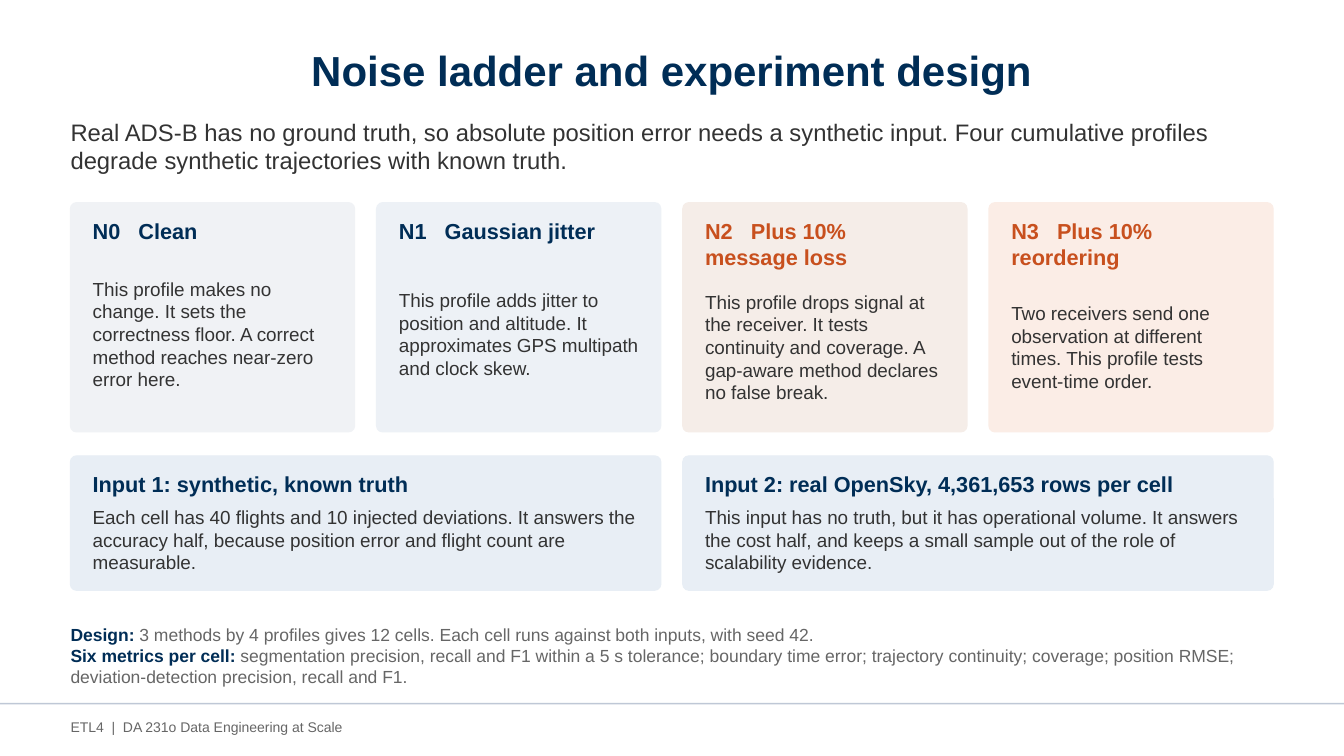
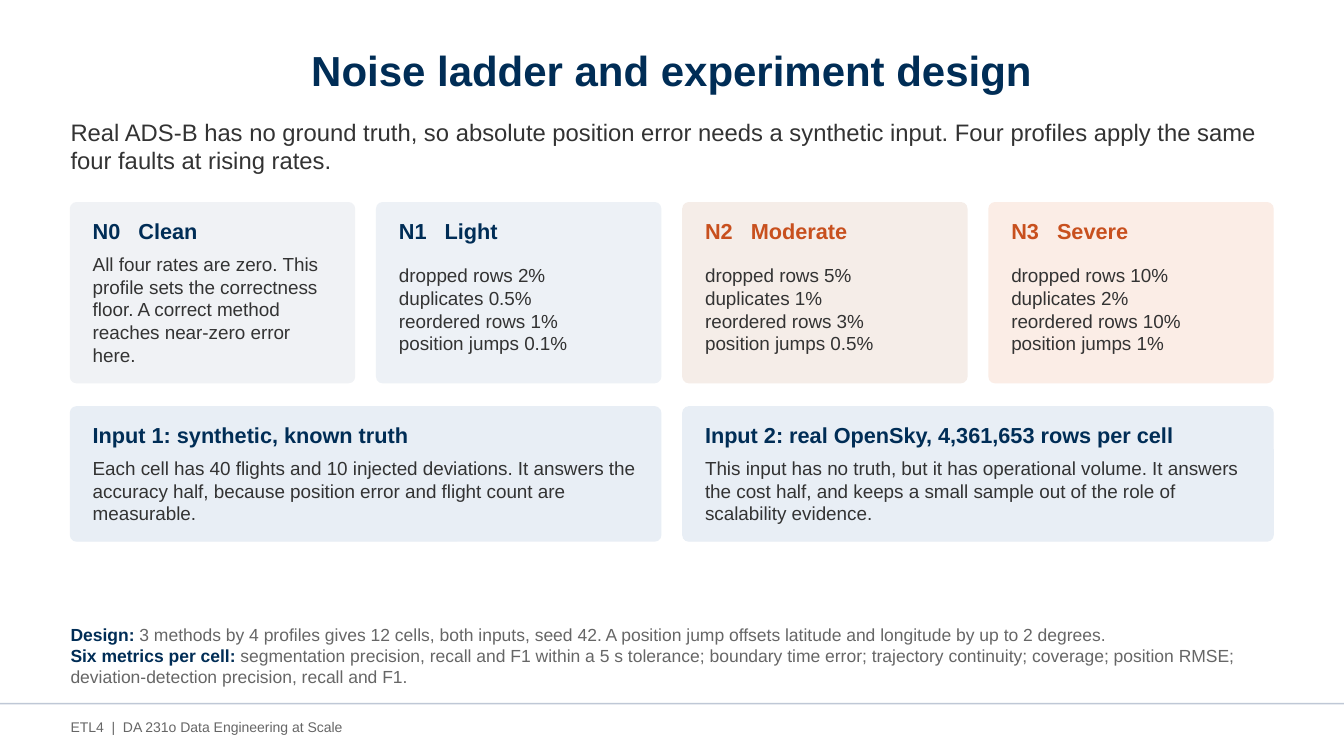
Before and after one commit to AvinashKompalli/Clean-Flight-Paths-from-Noisy-Aircraft-Data-at-Scale, a slide deck: slide 11 of etl4/docs/ETL4_Project_Presentation.pptx. Drawn at 1344x756 pixels with LibreOffice and Linux fonts; fonts in the diff are those of the drawing. Boxes give left, top, right and bottom in pixels: in the first picture for what was removed or moved away, otherwise in the second. Text is boxed around its words. In the diff, an @@ line names an element or a change of style, - is before the commit and + after.

```diff
--- a/etl4/docs/ETL4_Project_Presentation.pptx
+++ b/etl4/docs/ETL4_Project_Presentation.pptx
@@ text at (71, 123, 1255, 174): text changed @@
-Real ADS-B has no ground truth, so absolute position error needs a synthetic input. Four cumulative profiles degrade synthetic trajectories with known truth.
+Real ADS-B has no ground truth, so absolute position error needs a synthetic input. Four profiles apply the same four faults at rising rates.
@@ rounded rectangle: place and size @@
-rounded rectangle at (71, 203, 355, 432)
+rounded rectangle at (71, 203, 355, 382)
@@ rounded rectangle: place and size @@
-rounded rectangle at (377, 203, 661, 432)
+rounded rectangle at (377, 203, 661, 382)
@@ rounded rectangle: place and size @@
-rounded rectangle at (684, 203, 968, 432)
+rounded rectangle at (684, 203, 968, 382)
@@ proportions changed in 4 elements at (71, 203, 355, 382), (377, 203, 661, 382), (684, 203, 968, 382), (989, 203, 1273, 382) @@
@@ rounded rectangle: place and size @@
-rounded rectangle at (989, 203, 1273, 432)
+rounded rectangle at (989, 203, 1273, 382)
@@ text at (399, 223, 498, 244): text changed @@
-N1 Gaussian jitter
+N1 Light
@@ text at (705, 223, 847, 239): text changed @@
-N2 Plus 10% message loss
+N2 Moderate
@@ text at (1011, 224, 1128, 240): text changed @@
-N3 Plus 10% reordering
+N3 Severe
@@ text at (93, 257, 319, 362): text changed @@
-This profile makes no change. It sets the correctness floor. A correct method reaches near-zero error here.
+All four rates are zero. This profile sets the correctness floor. A correct method reaches near-zero error here.
@@ text at (399, 268, 567, 354): text changed @@
-This profile adds jitter to position and altitude. It approximates GPS multipath and clock skew.
+dropped rows 2%
+duplicates 0.5%
+reordered rows 1%
+position jumps 0.1%
@@ text at (705, 268, 873, 354): text changed @@
-This profile drops signal at the receiver. It tests continuity and coverage. A gap-aware method declares no false break.
+dropped rows 5%
+duplicates 1%
+reordered rows 3%
+position jumps 0.5%
@@ text at (1011, 268, 1181, 354): text changed @@
-Two receivers send one observation at different times. This profile tests event-time order.
+dropped rows 10%
+duplicates 2%
+reordered rows 10%
+position jumps 1%
@@ 4 texts, 2 rounded rectangles: place and size @@
-4 texts, 2 rounded rectangles at (71, 456, 1274, 590)
+4 texts, 2 rounded rectangles at (71, 407, 1274, 541)
@@ text at (71, 628, 1106, 645): text changed @@
-Design: 3 methods by 4 profiles gives 12 cells. Each cell runs against both inputs, with seed 42.
+Design: 3 methods by 4 profiles gives 12 cells, both inputs, seed 42. A position jump offsets latitude and longitude by up to 2 degrees.
```
Also in this commit, not shown: 2 other slides changed, 2 other files.
